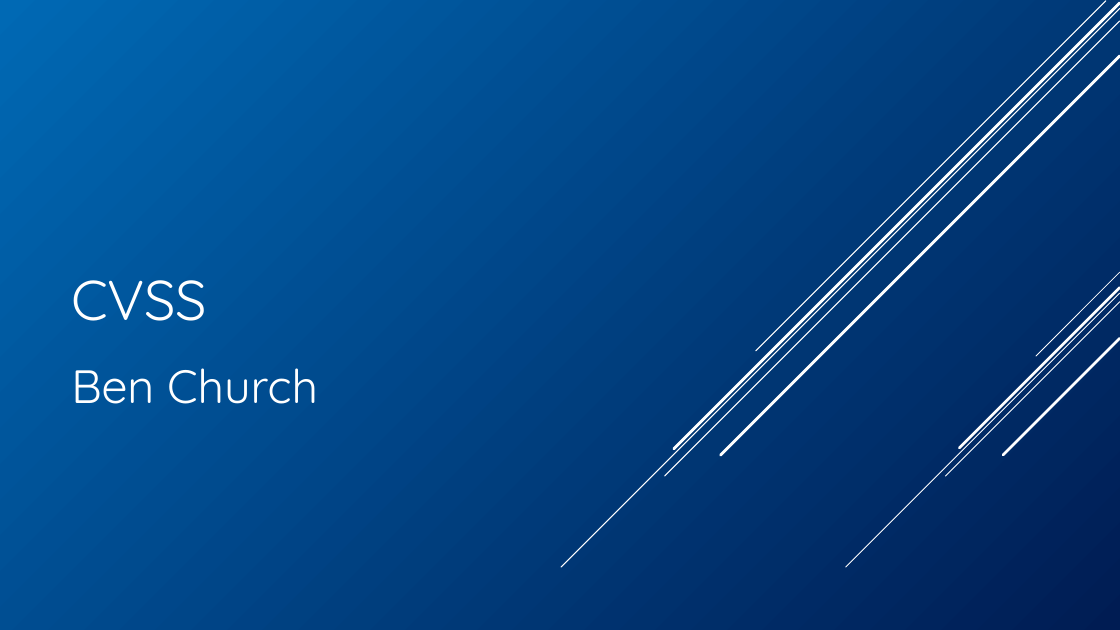
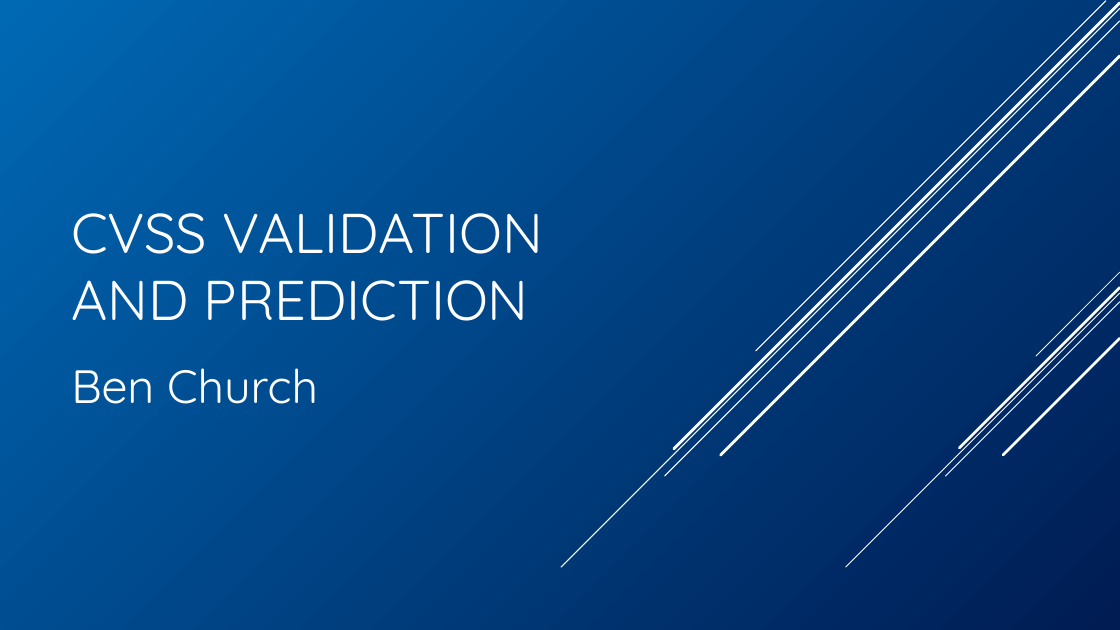
Before and after one commit to BenChurch/Winter2017, a slide deck: slide 1 of CISC848/BackgroundPentation/ChurchCISC848Background.pptx. Drawn at 1120x630 pixels with LibreOffice and Linux fonts; fonts in the diff are those of the drawing. Boxes give left, top, right and bottom in pixels: in the first picture for what was removed or moved away, otherwise in the second. Text is boxed around its words. In the diff, an @@ line names an element or a change of style, - is before the commit and + after.

```diff
--- a/CISC848/BackgroundPentation/ChurchCISC848Background.pptx
+++ b/CISC848/BackgroundPentation/ChurchCISC848Background.pptx
@@ title at <box>71,213,543,321</box>: text changed @@
-CVSS
+CVSS VALIDATION
+AND PREDICTION
```
Also in this commit, not shown: 15 other slides changed, 1 slide added.
